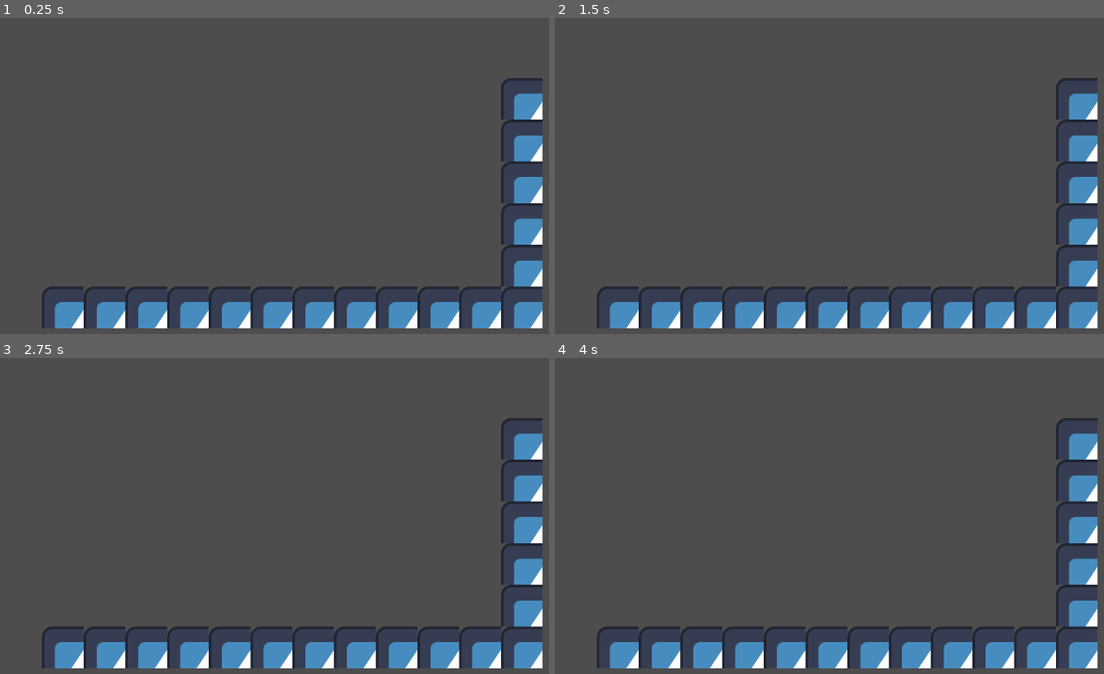
Above: before the commit, frames 1-4 (two rows, left to right).
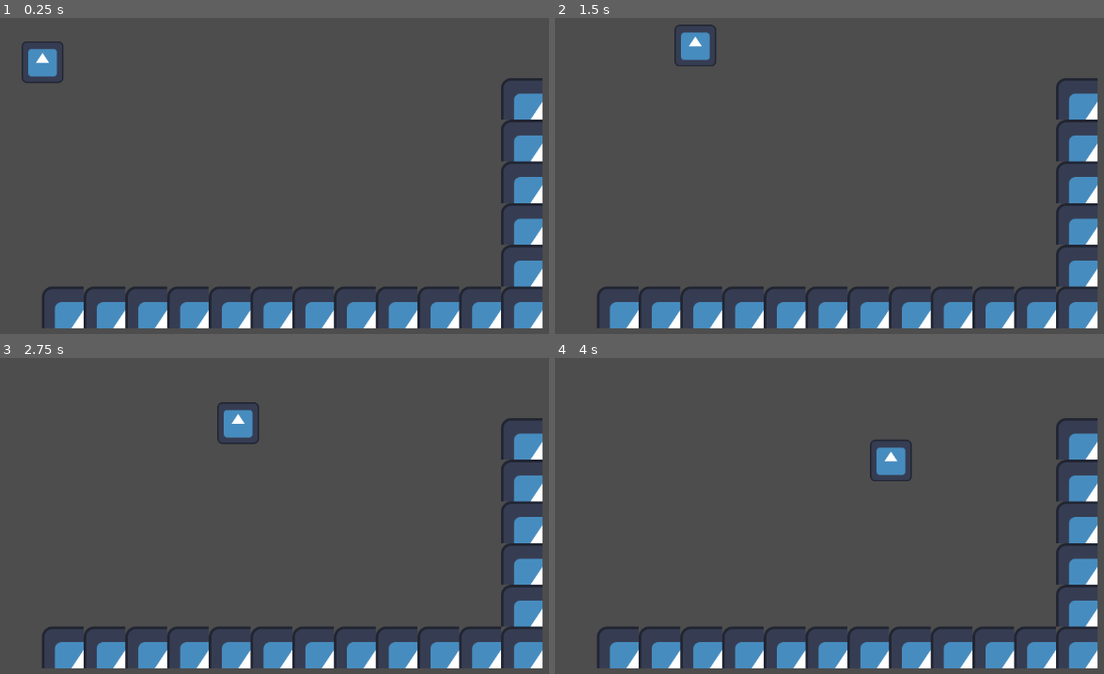
Above: after the commit, the same moments.

Repository: Will-Cupa/curvy-blast
Game: Godot game, scene res://scenes/tutoriel.tscn
Two runs of this game, one before a commit and one after it. Both use one fixed random seed, a clock stepped at 60 frames per second and the inputs below. The engine's default icon, where the game draws it, is replaced by a stand-in: a white triangle on a blue panel in a dark square.
Inputs:
- Up to frame 1 (0.25 s): no input
- Up to frame 2 (1.5 s): tap Enter (ui_accept) at 0.5, 0.77 s; hold Right (ui_right) from 0.53 s (still down)
- Up to frame 3 (2.75 s): tap Enter (ui_accept) at 1.52 s; release Right (ui_right) at 2.03 s; hold Left (ui_left) from 2.03 s (still down)
- Up to frame 4 (4 s): release Left (ui_left) at 2.78 s; hold Right (ui_right) from 2.78 s (still down); tap Enter (ui_accept) at 3.02, 3.77 s

The runs differ from the first frame. In frame 1, 0.6% of the frame differs, in the area x 3-12%, y 7-21%; in frame 2, 0.6%; in frame 3, 0.6%; in frame 4, 0.6%, in the area x 57-66%, y 25-39%.

Commit message:
fonctions utilisent desormait des positions relatives

Diff:
--- a/curvy-blast-the-game/scenes/player.tscn
+++ b/curvy-blast-the-game/scenes/player.tscn
@@ -1,23 +1,11 @@
-[gd_scene load_steps=8 format=3 uid="uid://cjyn8on0dme0a"]
+[gd_scene load_steps=5 format=3 uid="uid://cjyn8on0dme0a"]
 
 [ext_resource type="Script" path="res://scripts/player.gd" id="1_dt2iw"]
 [ext_resource type="Texture2D" uid="uid://b6tvn3hbwbx6f" path="res://assets/icon.svg" id="1_gky4p"]
-[ext_resource type="Texture2D" uid="uid://du5yb6l4vjm3n" path="res://assets/MC32x32IdleSheet.png" id="3_xiul7"]
-
-[sub_resource type="AtlasTexture" id="AtlasTexture_tyh3n"]
-atlas = ExtResource("3_xiul7")
-region = Rect2(0, 0, 32, 32)
-
-[sub_resource type="AtlasTexture" id="AtlasTexture_ym8mk"]
-atlas = ExtResource("3_xiul7")
-region = Rect2(32, 0, 32, 32)
 
 [sub_resource type="SpriteFrames" id="SpriteFrames_ro566"]
 animations = [{
-"frames": [{
-"duration": 1.0,
-"texture": ExtResource("1_gky4p")
-}],
+"frames": [],
 "loop": true,
 "name": &"enVol",
 "speed": 5.0
@@ -27,13 +15,7 @@
 "name": &"fall",
 "speed": 5.0
 }, {
-"frames": [{
-"duration": 1.0,
-"texture": SubResource("AtlasTexture_tyh3n")
-}, {
-"duration": 1.0,
-"texture": SubResource("AtlasTexture_ym8mk")
-}],
+"frames": [],
 "loop": true,
 "name": &"idle",
 "speed": 5.0
@@ -66,7 +48,7 @@
 
 [node name="AnimatedSprite2D" type="AnimatedSprite2D" parent="."]
 sprite_frames = SubResource("SpriteFrames_ro566")
-animation = &"idle"
+animation = &"walk"
 
 [node name="CollisionShape2D" type="CollisionShape2D" parent="."]
 shape = SubResource("CircleShape2D_ib2r7")
--- a/curvy-blast-the-game/scenes/tutoriel.tscn
+++ b/curvy-blast-the-game/scenes/tutoriel.tscn
@@ -27,6 +27,6 @@
 
 [node name="CharacterBody2D" parent="." instance=ExtResource("1_qapnw")]
 unique_name_in_owner = true
-position = Vector2(-362, -4)
+position = Vector2(-349, -83)
 
 [node name="Camera2D" type="Camera2D" parent="."]
--- a/curvy-blast-the-game/scripts/player.gd
+++ b/curvy-blast-the-game/scripts/player.gd
@@ -16,6 +16,9 @@
 var canoned = true
 var inCanon = false
 var functionCurve  = "2*cos(x)+4"
+var xRelatif = 0
+var yRelatif = 0
+var yAvantCanon = 0
 
 func calcule(f):
 	var error = expression.parse(f)
@@ -41,15 +44,21 @@
 func enterCanon(x,y):
 	inCanon = true
 	canoned = false
-
+	position.x = x
+	position.y = y
 	#ajouter l'apparition de l'interface
-	#changer d'annimation
+	xRelatif = 0
+	yRelatif = 0
+	yAvantCanon = position.y
 
 func applyCanonMov(delta):
+
 	position.x += CANNON_VELOCITY
-	var res = calcule(functionCurve.replace("x","("+str(position.x)+"/"+str(XYScale)+".0)"))
+	xRelatif += CANNON_VELOCITY
+	var res = calcule(functionCurve.replace("x","("+str(xRelatif)+"/"+str(XYScale)+".0)"))
 	if (res != null):
-		position.y = -res*XYScale
+		yRelatif = -res*XYScale
+		position.y = yAvantCanon + yRelatif
 	var collision = move_and_collide(velocity * delta,true)
 	if (collision):
 		canoned = false
